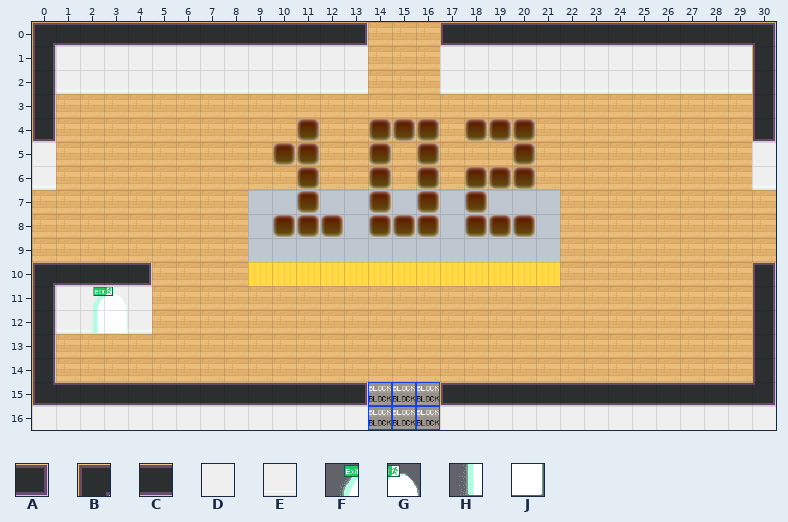
One commit to this Tiled map (JSON): dist/map/102.json. The picture above was drawn from the file before the commit.
Cells are 32x32 px. Shown: x 0..30, y 0..16.
Key: from "tileset5_export": A 47, B 48, C 56, D 62, E 72; from "worldExit": F 0, G 1, H 2, J 3.
_ is an empty cell.
Layers that did not change in this view are not listed.
Layer "walltest" before, first column x 0:
 5 _________
 6 _________
 7 _________
 8 _________
 9 _________
10 BCCCA____
11 _DDDD____
12 _EEEE____
13 _________
14 _________
15 _________
16 _________
Once edited:
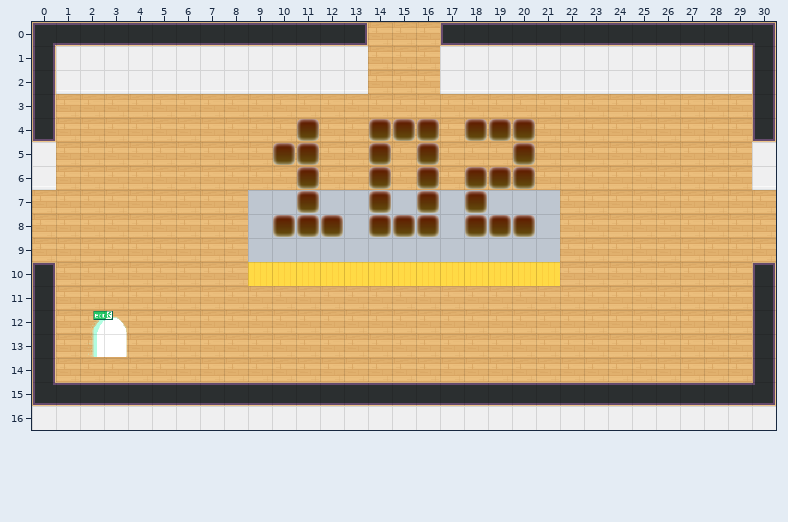
Tiles of an added or newly shown layer are drawn over the layers below it.
Change:
Changed rows in their new state; . is an unchanged cell.
Layer "walltest":
first column x 0:
10 _____
11 .____
12 .____
Layer "door-south" (now shown):
first column x 13:
15 CCCCC
16 .DDD.
Layer "LOBBYx":
first column x 2:
11 __
12 FG
13 HJ
Changed places in both pictures, as pixel boxes (x1, y1, x2, y2):
changed: (53, 262, 152, 357)
added: (365, 382, 443, 430)
